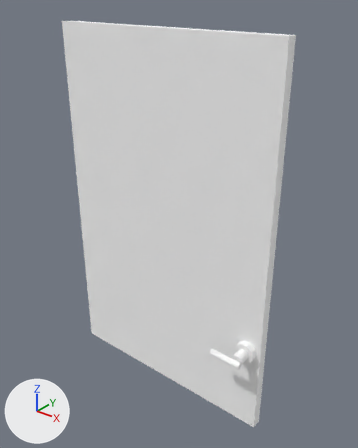
Before and after pictures for a commit that changed the FBX model Havoc Hotel/Assets/HavocHotel/Meshes/Door_002_Left_001.fbx.
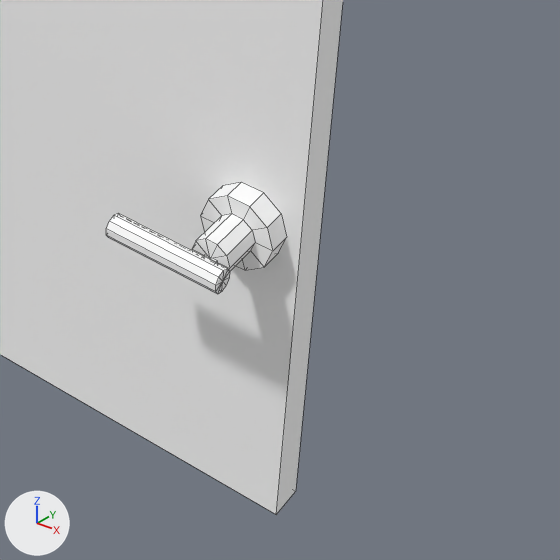
There are two pictures of each version: one whole from a 50 mm camera at (1.288, -3.089, 3.105) aimed at (-0.802, -0.477, 1.485), one close up on the part from 51% to 92% of the width and 65% to 98% of the height. Every picture has the same lights, and +X, +Y and +Z are marked at lower left. The close-ups show mesh edges as thin lines. Where no turn or scale is listed for an object, it has been applied to the vertices.

In view in the first close-up: 'Door_002_Left_001'.
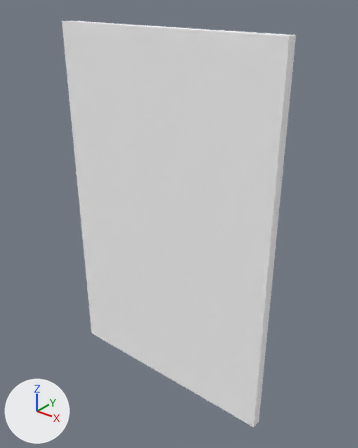
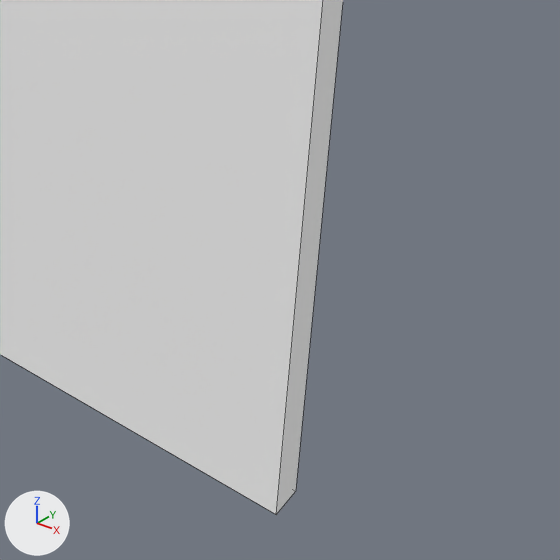
The edits, one by one:
me_mesh has 79 vertices, 83 faces and spans x 0.0..1.85, y -0.2..0.08, z 0.0..2.85.
me_mesh is used by ob_door_002_left_001; location (-1.848, -0.549, 0.0).
me_mesh part 1: the loose piece of 41 vertices spanning x 1.66..1.82, y -0.14..0.0, z 0.62..0.78 is deleted.
me_mesh part 2: the loose piece of 30 vertices spanning x 1.54..1.79, y -0.2..-0.14, z 0.67..0.72 is deleted.

Boxes [x1, y1, x2, y2] around the edits, measured in the close-ups (560 x 560 px):
part 1 of me_mesh, deleted: before [192, 182, 287, 271]
part 2 of me_mesh, deleted: before [106, 214, 230, 294]
